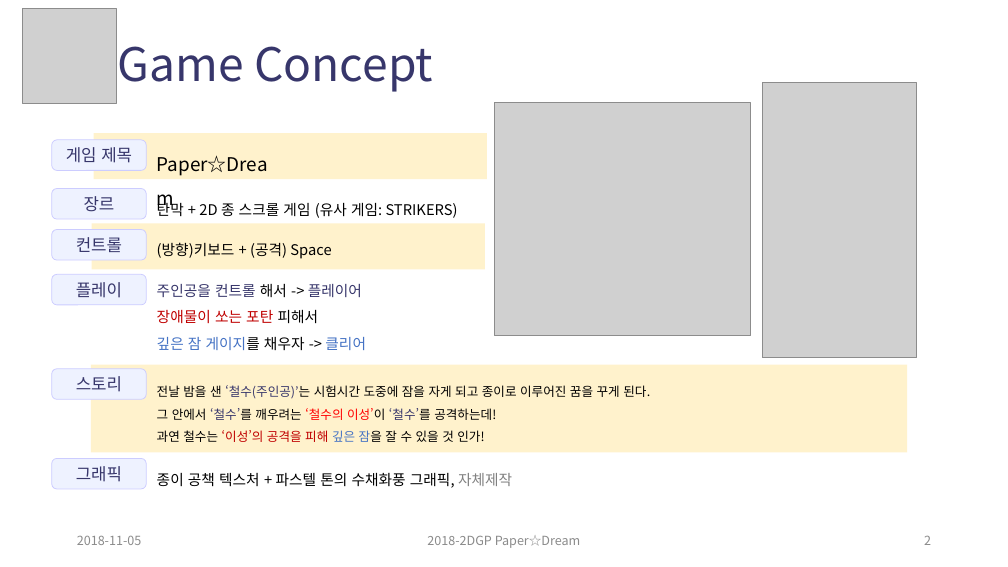
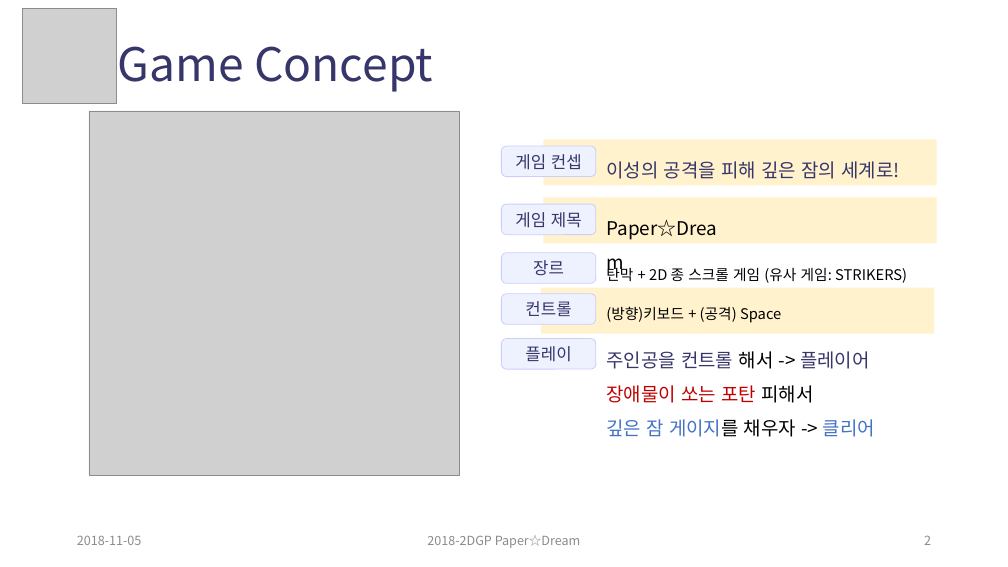
Before and after one commit to KimJiYeong/2018_Term_Porject, a slide deck: slide 2 of Project/발표/2DGP 중간발표.pptx. Drawn at 1008x567 pixels with LibreOffice and Linux fonts; fonts in the diff are those of the drawing; grey boxes stand for pictures. Boxes give left, top, right and bottom in pixels: in the first picture for what was removed or moved away, otherwise in the second. Text is boxed around its words. In the diff, an @@ line names an element or a change of style, - is before the commit and + after.

```diff
--- a/Project/발표/2DGP 중간발표.pptx
+++ b/Project/발표/2DGP 중간발표.pptx
@@ picture removed at (762,83,917,358) @@
@@ picture added at (89,111,459,476) @@
@@ picture removed at (495,103,751,337) @@
@@ rounded rectangle added at (501,146,596,176), fill #EEF2FF, outline #CCCCFF 0.75 pt, 16 pt, text #37366B @@
+게임 컨셉
@@ rectangle added at (544,139,937,185), fill #FFF2CC @@
@@ text added at (606,161,899,179), 18 pt, text #37366B @@
+이성의 공격을 피해 깊은 잠의 세계로!
@@ 4 rounded rectangles, 2 texts, 2 rectangles: place and size @@
-4 rounded rectangles, 2 texts, 2 rectangles at (51,133,487,305)
+4 rounded rectangles, 2 texts, 2 rectangles at (501,197,937,369)
@@ text "주인공을 컨트롤 해서 -> 플레이어": place and size @@
-text "주인공을 컨트롤 해서 -> 플레이어" at (157,284,366,350)
+text "주인공을 컨트롤 해서 -> 플레이어" at (606,351,875,437)
@@ text "주인공을 컨트롤 해서 -> 플레이어" at (606,351,875,437): size 14 to 18 pt @@
@@ rounded rectangle removed at (51,369,146,399) @@
-스토리
@@ rectangle removed at (91,364,907,452) @@
@@ text removed at (157,385,650,442) @@
-전날 밤을 샌 ‘철수(주인공)’는 시험시간 도중에 잠을 자게 되고 종이로 이루어진 꿈을 꾸게 된다.
-그 안에서 ‘철수’를 깨우려는 ‘철수의 이성’이 ‘철수’를 공격하는데!
-과연 철수는 ‘이성’의 공격을 피해 깊은 잠을 잘 수 있을 것 인가!
@@ rounded rectangle removed at (51,458,146,488) @@
-그래픽
@@ text removed at (157,473,512,488) @@
-종이 공책 텍스처 + 파스텔 톤의 수채화풍 그래픽, 자체제작
```
Also in this commit, not shown: 2 other slides changed, 8 other files.
